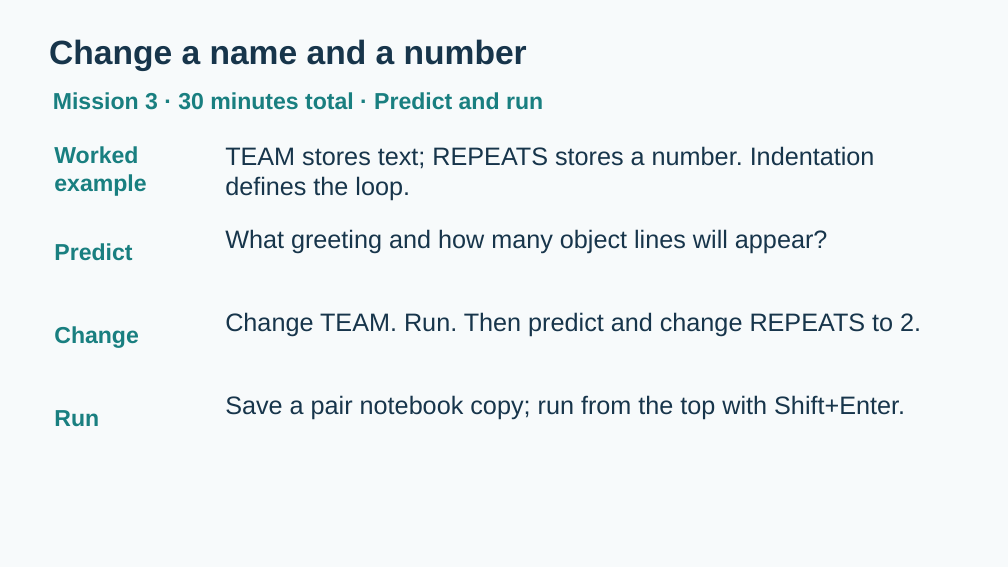
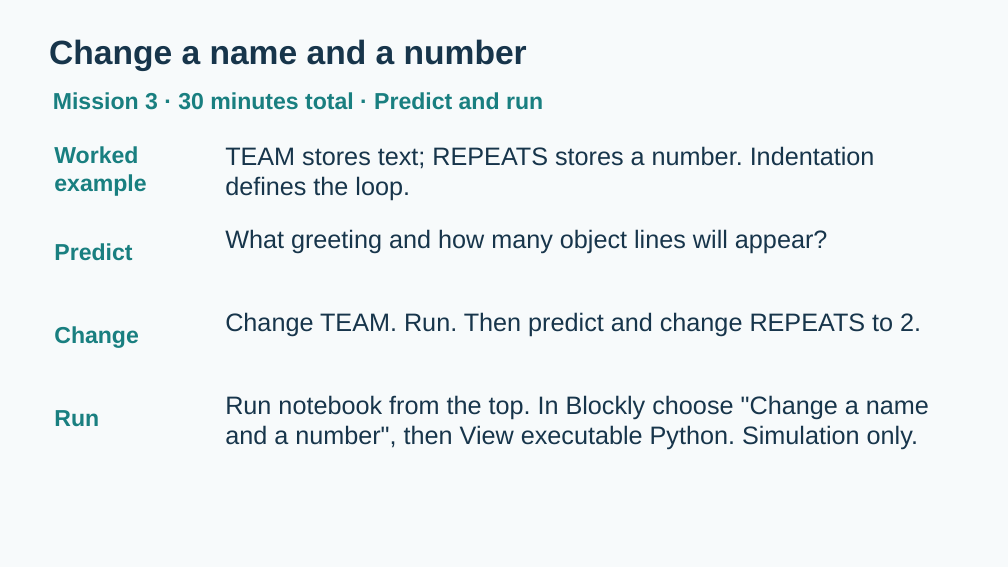
Before and after one commit to mul-cps/teaching-exciting-science-2026, a slide deck: slide 13 of docs/workshop-slides.pptx. Drawn at 1008x567 pixels with LibreOffice and Linux fonts; fonts in the diff are those of the drawing. Boxes give left, top, right and bottom in pixels: in the first picture for what was removed or moved away, otherwise in the second. Text is boxed around its words. In the diff, an @@ line names an element or a change of style, - is before the commit and + after.

Commit message:
fix(workshop): align beginner instructions and generated materials
Match the Blockly/Python starter, introduce teaching vocabulary before use and provide actual paper observation inputs. Preserve document images while projecting plain browser text and restore a real slide prediction prompt. Regenerated materials pass independent scoped review, 65 focused tests, three fresh notebooks, manifest/ZIP and changed-render checks. Durable evidence SHA256: 198c3720b34a45ec8260f6c39bac3786cbaf9d9c79a26f7295df44b4e8cfabf9. Physical rehearsal and main release remain open.

```diff
--- a/docs/workshop-slides.pptx
+++ b/docs/workshop-slides.pptx
@@ text at [225, 395, 929, 450]: text changed @@
-Save a pair notebook copy; run from the top with Shift+Enter.
+Run notebook from the top. In Blockly choose "Change a name and a number", then View executable Python. Simulation only.
```
Also in this commit, not shown: 4 other slides changed, 26 other files.
